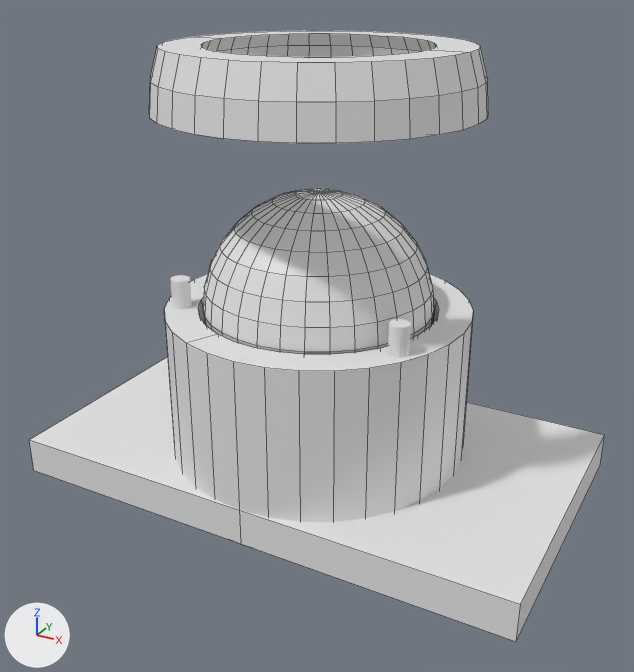
The Blender file assets/b_caster.blend: old version first, new version second.
One viewpoint serves both versions: a 50 mm camera at (0.0206, -0.0376, 0.017) aimed at (0.0005, -0.0011, -0.0013). Arrows for +X, +Y and +Z are at lower left; the lights stay in place. Mesh edges are drawn as thin lines on the coarser meshes.

In view in the first picture: 'ball', 'base', 'base_c', 'cap', 'join'.
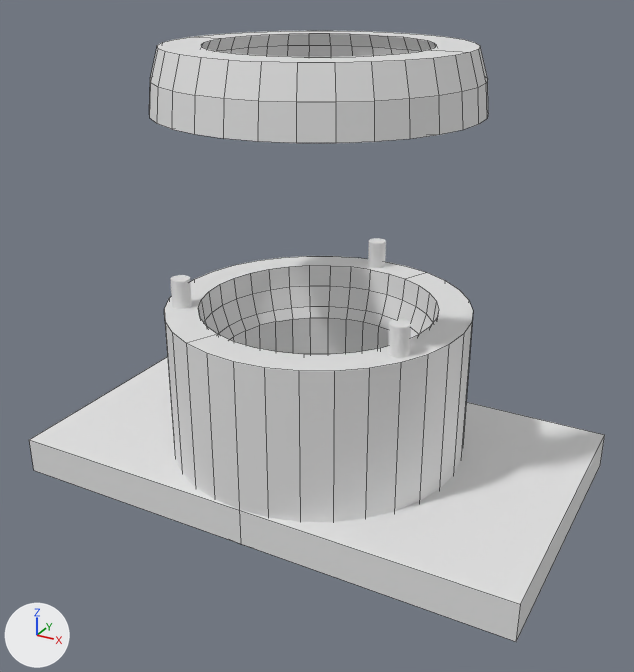
What differs and where, as boxes (x1, y1, x2, y2) in the pictures (634 x 672 px):
'base_c', reshaped (7% taller)
    before: (164, 274, 473, 544)
    after: (164, 256, 473, 544)
'ball', hidden
    before: (203, 188, 434, 354)
part 1 of me_sphere_001, cut back
    after: (218, 306, 419, 354)

What the commit changed:
me_sphere_001 is used by ob_base_c; location (0.0, 0.0, 0.0); scale (0.0, 0.0, 0.0).
me_sphere_001 had 321 vertices, 291 faces and spanned x -1000.0..1000.0, y -1000.0..1000.0, z -1252.0..0.0.
me_sphere_001 now has 256 vertices, 164 faces and spans x -1000.0..1000.0, y -1000.0..1000.0, z -1252.0..0.0.
Part 1, on me_sphere_001:
160 vertices are removed from x -637.0..650.0, y -650.0..650.0, z -781.0..-434.0.
193 faces are deleted.
1 vertex moves from x -650.0, y 0.0, z -434.0 to x -681.0, y 0.0, z -375.0.
64 vertices are added at x -681.0..681.0, y -681.0..681.0, z -1252.0..-375.0.
31 new vertices lie (0.0, 0.0, 877.0) away from vertices in x -668.0..681.0, y -681.0..681.0, z -1252.0.
66 new faces join them.
Object 'ball' (ob_ball) is now hidden.
